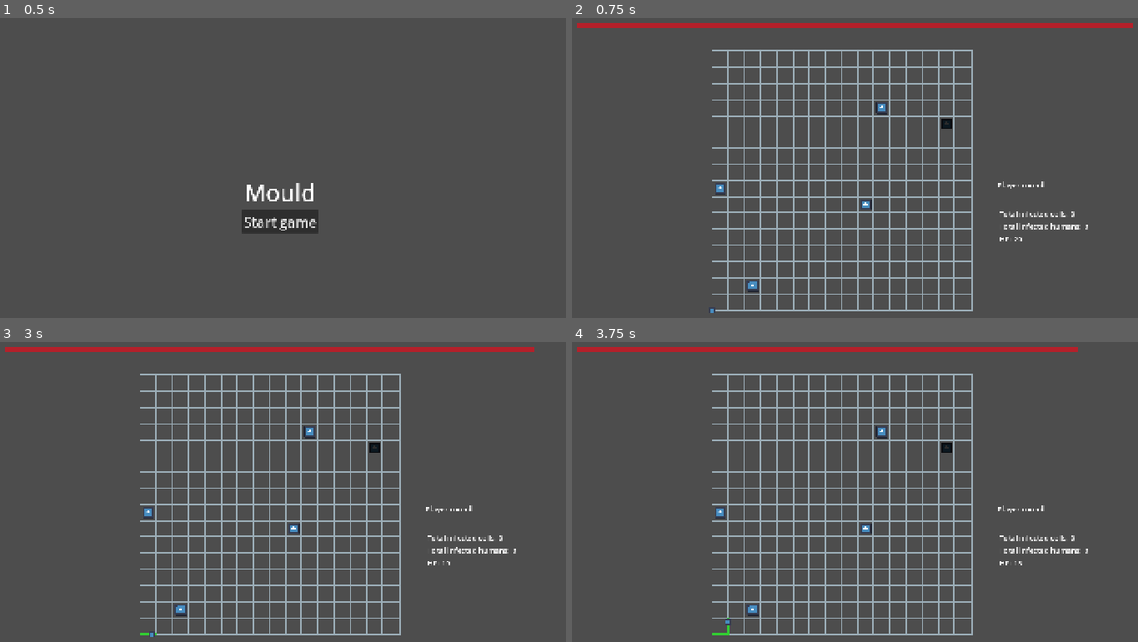
Above: before the commit, frames 1-4 (two rows, left to right).
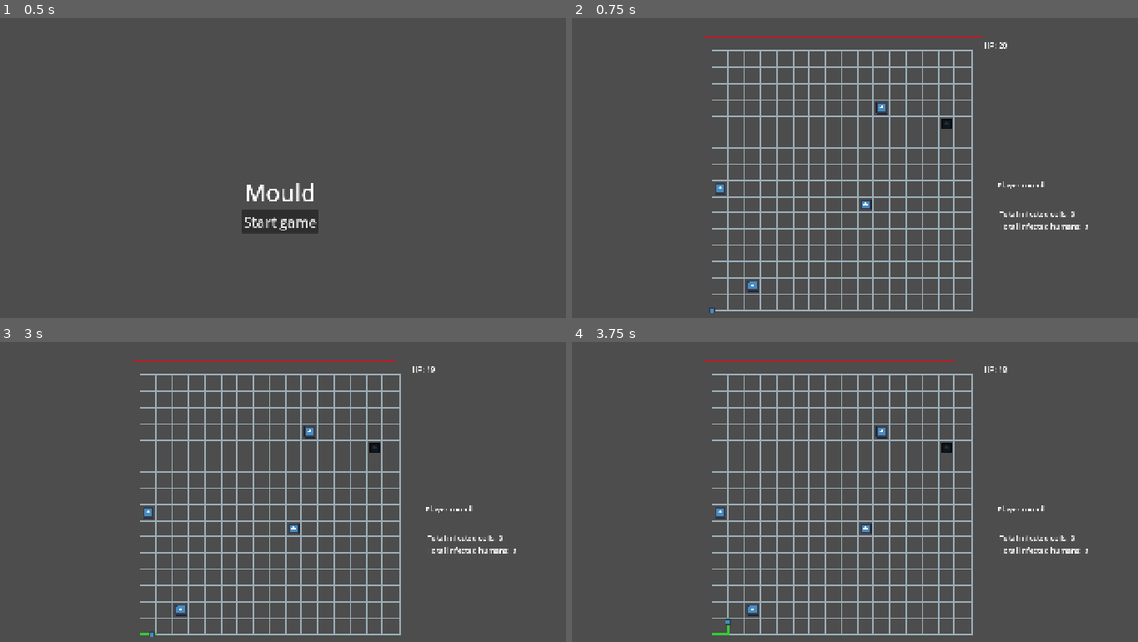
Above: after the commit, the same moments.

Repository: Sooshimi/mould
Game: Godot game, scene res://scenes/main.tscn
The game is run twice, just before and just after one commit, with the same random seed, the same clock (stepped at 60 frames per second) and the same inputs. The engine's default icon, where the game draws it, is replaced by a stand-in: a white triangle on a blue panel in a dark square.
Inputs:
- Up to frame 1 (0.5 s): no input
- Up to frame 2 (0.75 s): click "Start game" at 0.5 s
- Up to frame 3 (3 s): tap Enter at 1.25, 2.75 s; hold D (right) 1.28-2.03 s; tap Space at 2 s; hold S (down) 2.03-2.78 s; hold D (right) from 2.78 s (still down)
- Up to frame 4 (3.75 s): tap Space at 3.5 s; release D (right) at 3.53 s; hold W (up) from 3.53 s (still down)

Frame 1 is identical in both runs. In frame 2, 2.0% of the frame differs, in the area x 0-100%, y 1-75%; in frame 3, 1.9%; in frame 4, 1.8%.

Commit message:
update hp bar

Diff:
--- a/scenes/ui/ui.tscn
+++ b/scenes/ui/ui.tscn
@@ -12,14 +12,20 @@
 grow_vertical = 2
 script = ExtResource("1_u7n8c")
 
-[node name="HPBar" type="TextureProgressBar" parent="."]
+[node name="HBoxContainer" type="HBoxContainer" parent="."]
 layout_mode = 0
-offset_left = 127.0
-offset_top = 13.0
-offset_right = 727.0
-offset_bottom = 18.0
-scale = Vector2(2, 2)
+offset_left = 401.0
+offset_top = 41.0
+offset_right = 1036.0
+offset_bottom = 81.0
+
+[node name="HPBar" type="TextureProgressBar" parent="HBoxContainer"]
+layout_mode = 2
 texture_progress = ExtResource("2_f5cxw")
+
+[node name="HPLabel" type="Label" parent="HBoxContainer"]
+layout_mode = 2
+text = "HP: "
 
 [node name="TurnLabel" type="Label" parent="."]
 layout_mode = 0
@@ -42,7 +48,3 @@
 [node name="TotalInfectedHumans" type="Label" parent="VBoxContainer"]
 layout_mode = 2
 text = "Total infected humans: 0"
-
-[node name="HPLabel" type="Label" parent="VBoxContainer"]
-layout_mode = 2
-text = "HP: "
--- a/scripts/ui/ui.gd
+++ b/scripts/ui/ui.gd
@@ -11,11 +11,11 @@
 	TurnManager.connect("win", on_win)
 
 func on_hp_updated(hp: int) -> void:
-	$VBoxContainer/HPLabel.text = str("HP: ", hp)
-	$HPBar.value = hp
+	$HBoxContainer/HPLabel.text = str("HP: ", hp)
+	$HBoxContainer/HPBar.value = hp
 
 func on_max_hp_updated(max_hp: int) -> void:
-	$HPBar.max_value = max_hp
+	$HBoxContainer/HPBar.max_value = max_hp
 
 func on_infected_cells_changed(total_infected_cells: int) -> void:
 	$VBoxContainer/TotalInfectedCells.text = str("Total infected cells: ", total_infected_cells)
